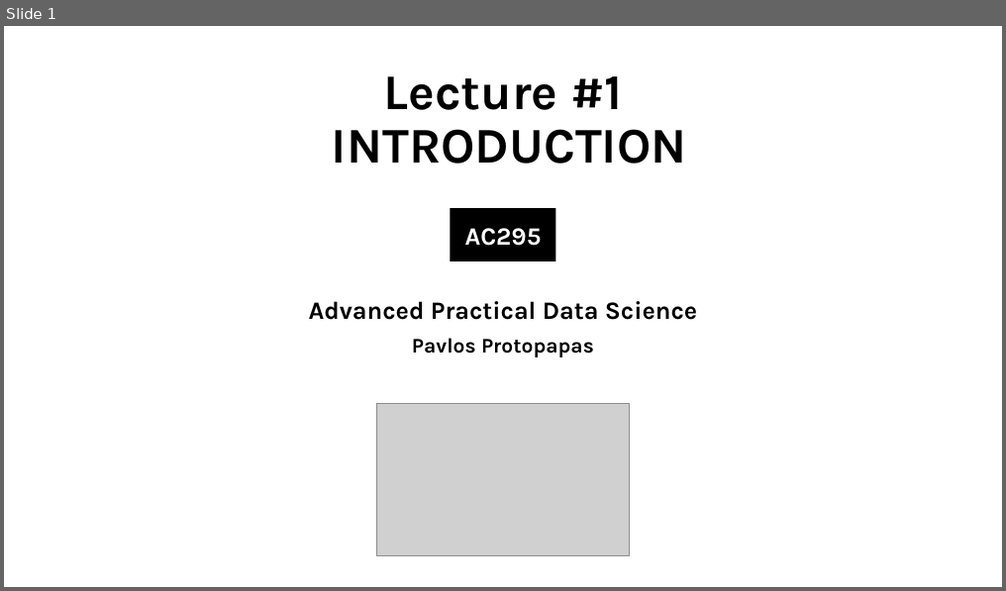
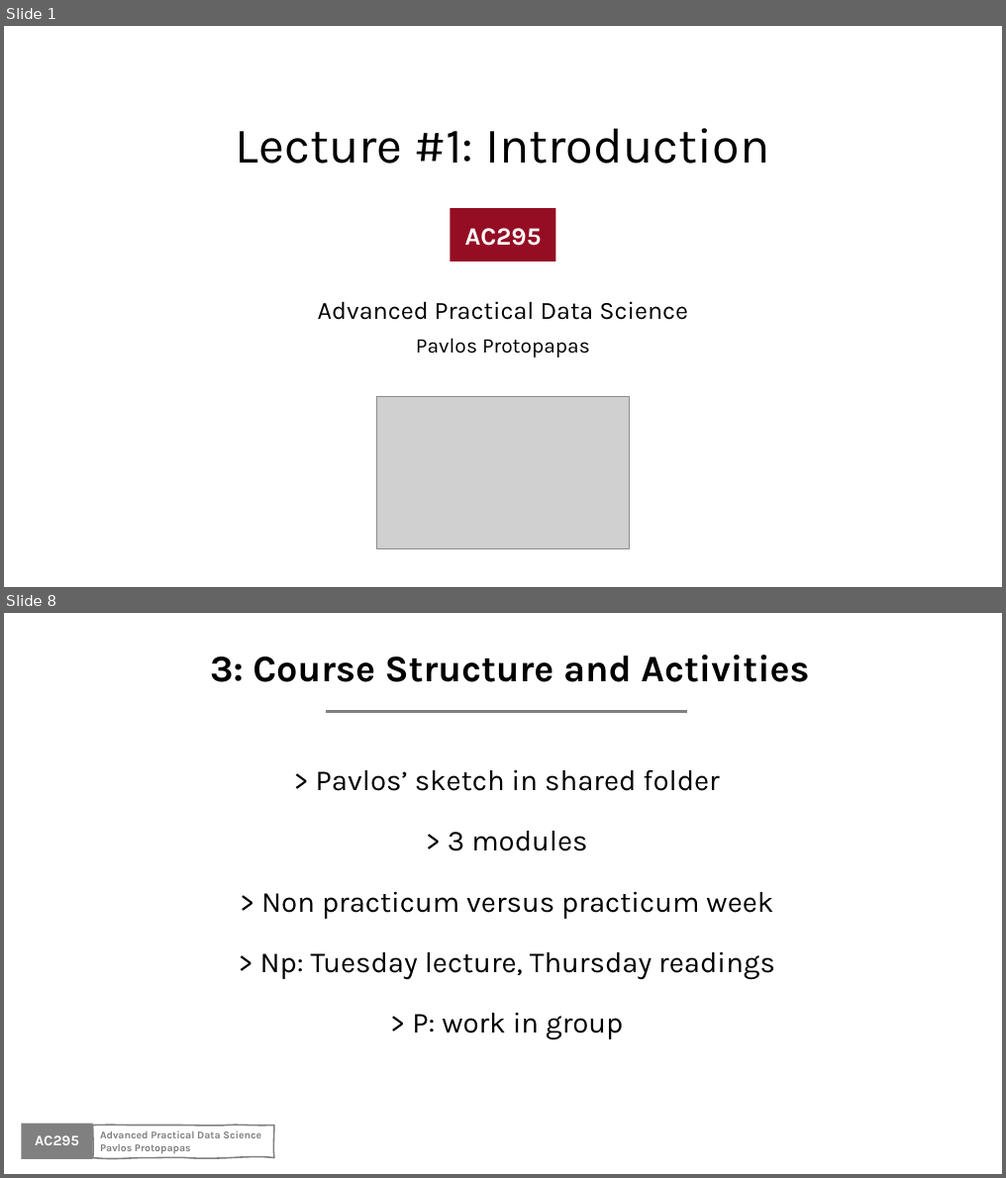
Before and after one commit to Harvard-IACS/2020-AC295, a slide deck: content/lectures/lecture1/presentation/lecture1_draft.pptx. Shown one above the other, each under a label of ours: slide 1 before the commit, slides 1 and 8 after it; the slides between them are not shown. The pictures are 1006x591 and 1006x1178 pixels, drawn with LibreOffice and Linux fonts; fonts in the diff are those of the drawing; grey boxes stand for pictures; background and template pictures are left out. Boxes give left, top, right and bottom in pixels: in the first picture for what was removed or moved away, otherwise in the second. Text is boxed around its words. In the diff, an @@ line names an element or a change of style, - is before the commit and + after.

```diff
--- a/content/lectures/lecture1/presentation/lecture1_draft.pptx
+++ b/content/lectures/lecture1/presentation/lecture1_draft.pptx
@@ slide 8 added at bbox=[4, 613, 1002, 1174], background #FFFFFF @@
@@ text added at bbox=[210, 655, 809, 682], 36 pt, text #000000, bold @@
+3: Course Structure and Activities
@@ line added from (326, 711) to (687, 711), #808080 3 pt @@
@@ text added at bbox=[260, 769, 775, 1040], 28 pt, text #000000 @@
+> Pavlos’ sketch in shared folder
+> 3 modules
+> Non practicum versus practicum week
+> Np: Tuesday lecture, Thursday readings
+> P: work in group
@@ rectangle added at bbox=[21, 1124, 93, 1159], fill #808080 @@
@@ text added at bbox=[35, 1136, 79, 1146], 14 pt, text #FFFFFF, bold @@
+AC295
@@ freeform shape added at bbox=[93, 1126, 274, 1158], outline #808080 1.5 pt, 10 pt, text #808080, bold @@
+Advanced Practical Data Science
+Pavlos Protopapas
@@ slide 1 changed as well @@
@@ title at bbox=[236, 128, 769, 164]: text changed; bold off @@
-Lecture #1
-INTRODUCTION
+Lecture #1: Introduction
@@ rectangle at bbox=[450, 209, 556, 262]: fill #000000 to #940D23 @@
@@ subtitle at bbox=[318, 301, 688, 358]: bold off in "Advanced Practical Data Science", "Pavlos Protopapas" @@
@@ picture: place and size @@
-picture at bbox=[377, 404, 629, 556]
+picture at bbox=[377, 397, 629, 550]
```
Also in this commit, not shown: 2 other slides changed, 8 other slides added, 3 slides removed, 2 other files.
